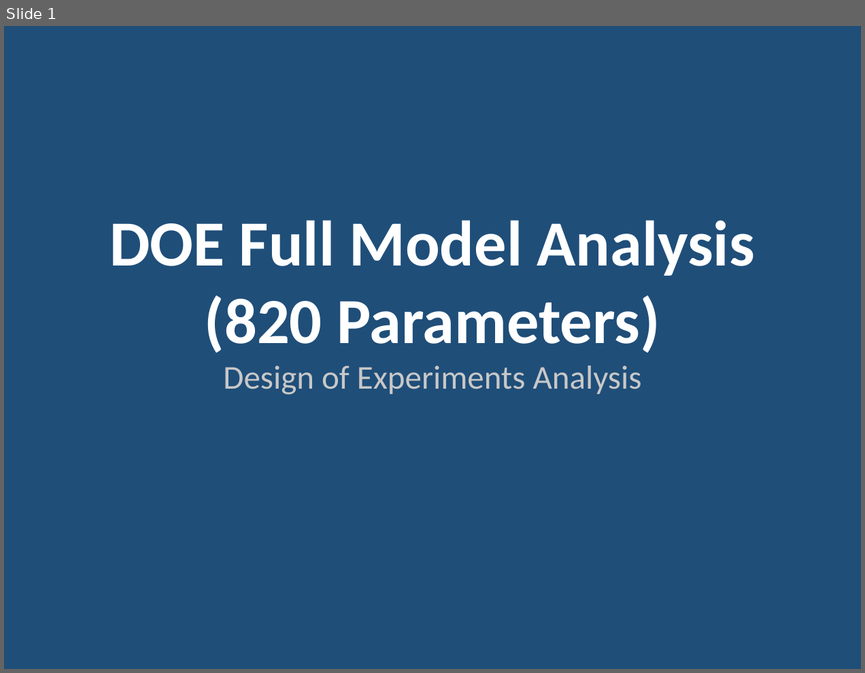
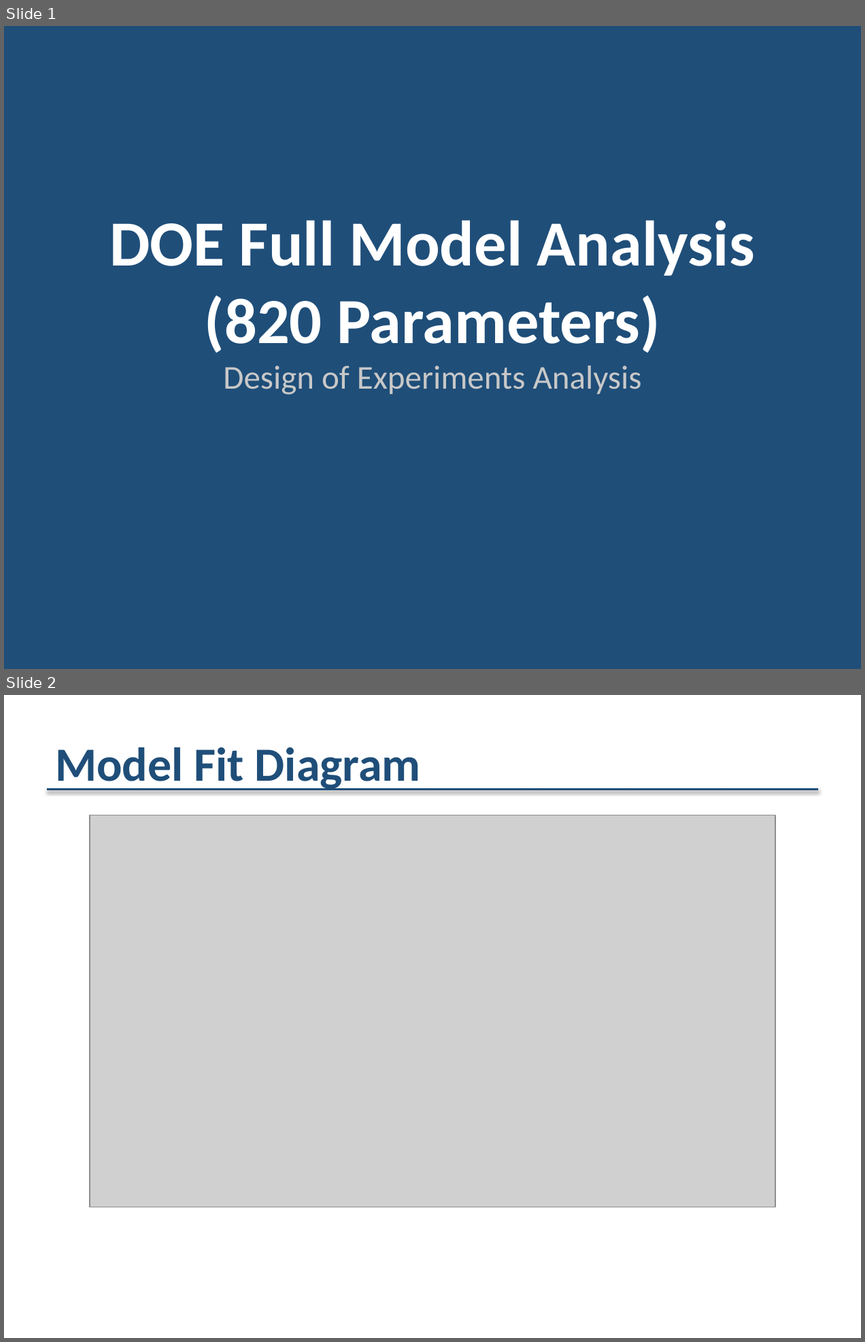
Before and after one commit to VictorBlakeG/doe, a slide deck: outputs/doe_analysis_report.pptx. Shown one above the other, each under a label of ours: slide 1 before the commit, slides 1 and 2 after it. The pictures are 865x673 and 865x1342 pixels, drawn with LibreOffice and Linux fonts; fonts in the diff are those of the drawing; grey boxes stand for pictures. Boxes give left, top, right and bottom in pixels: in the first picture for what was removed or moved away, otherwise in the second. Text is boxed around its words. In the diff, an @@ line names an element or a change of style, - is before the commit and + after.

Commit message:
Reorganize PowerPoint slides: fit diagram, equation, comparison, ANOVA, LOF, parameters, leverage plots

```diff
--- a/outputs/doe_analysis_report.pptx
+++ b/outputs/doe_analysis_report.pptx
@@ slide 2 added at [4, 695, 861, 1338], background #FFFFFF @@
@@ text added at [55, 747, 421, 792], 40 pt, text #1F4E79, bold @@
+Model Fit Diagram
@@ line added from (47, 790) to (818, 790), #1F4E79 2 pt @@
@@ picture added at [90, 815, 775, 1206] @@
```
Also in this commit, not shown: 2 slides changed, 53 other slides added, 22 slides removed, 4 other files.
